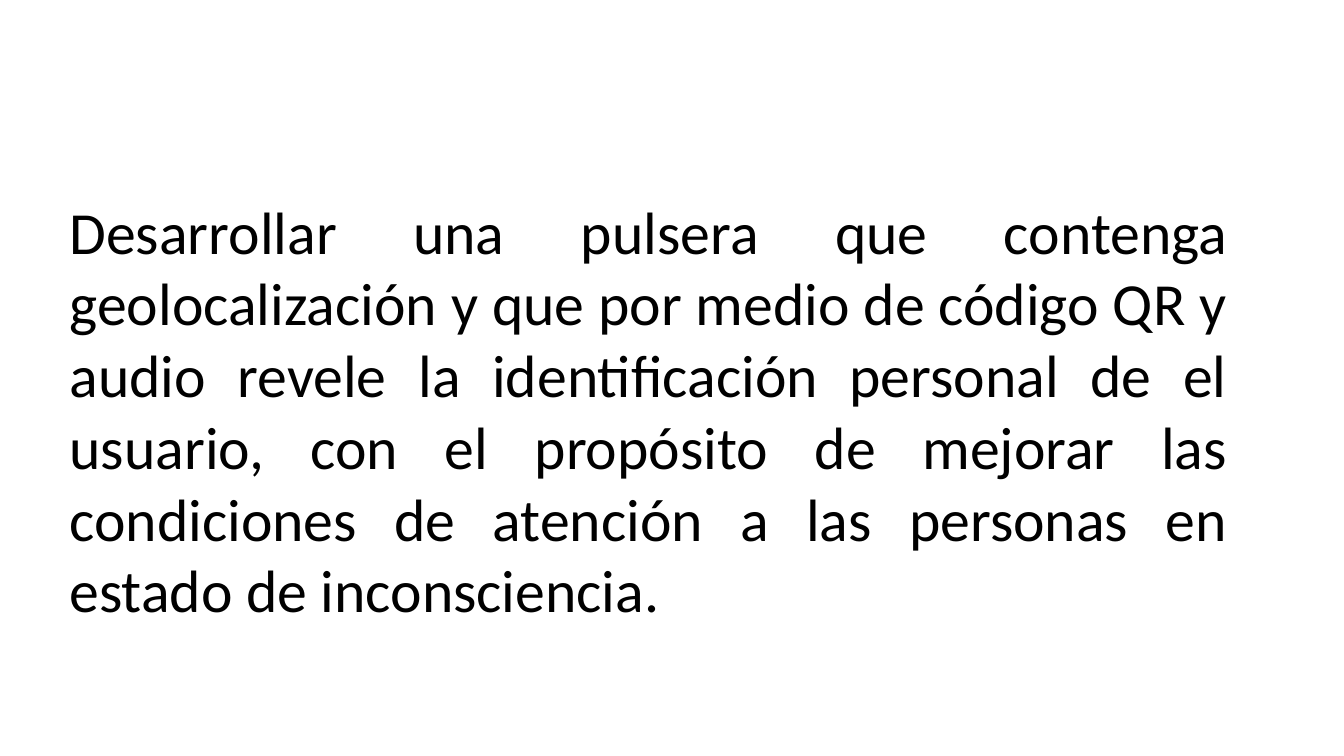
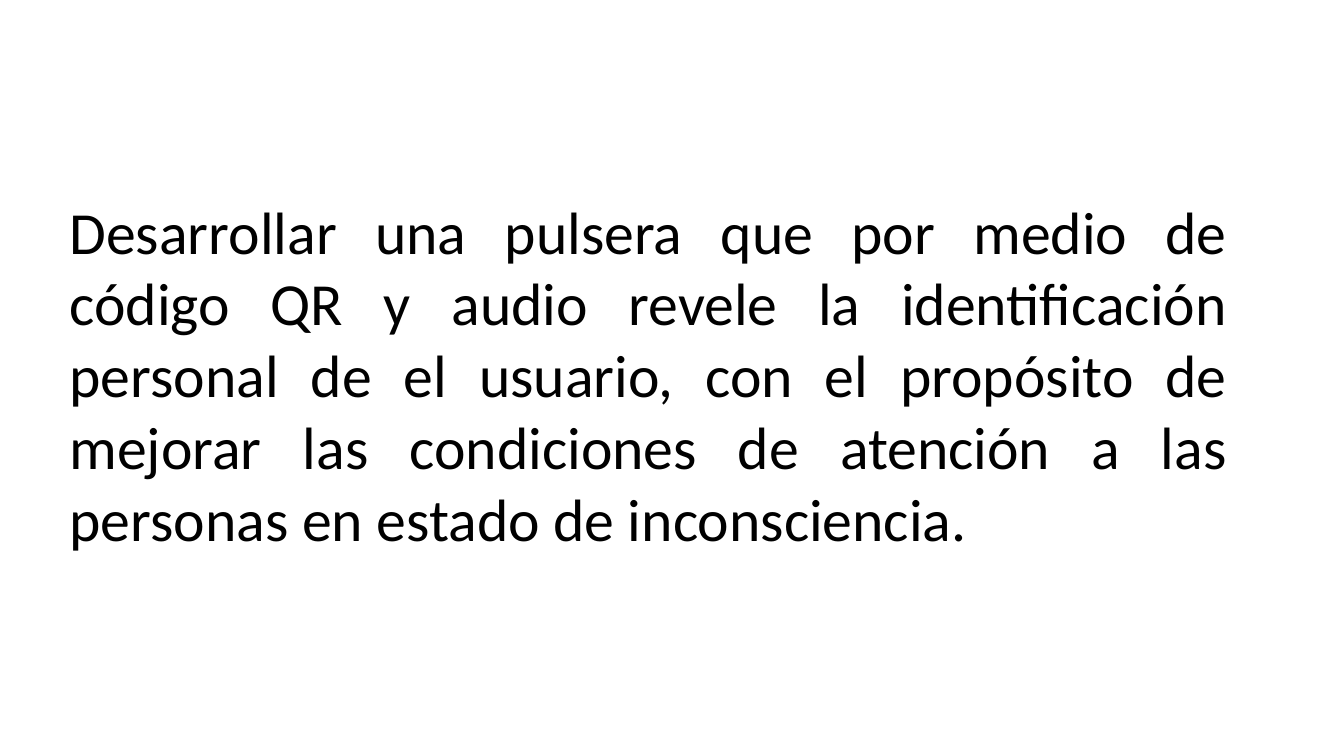
Before and after one commit to Dalvarez491/IdHand, a slide deck: slide 6 of PULSERA para identificación de personas en estado de inconciencia Ultima version.pptx (slide 7 before the commit). Drawn at 1344x756 pixels with LibreOffice and Linux fonts; fonts in the diff are those of the drawing; background and template pictures are left out. Boxes give left, top, right and bottom in pixels: in the first picture for what was removed or moved away, otherwise in the second. Text is boxed around its words. In the diff, an @@ line names an element or a change of style, - is before the commit and + after.

```diff
--- a/PULSERA para identificación de personas en estado de inconciencia Ultima version.pptx
+++ b/PULSERA para identificación de personas en estado de inconciencia Ultima version.pptx
@@ text at <box>70,212,1227,551</box>: text changed @@
-Desarrollar una pulsera que contenga geolocalización y que por medio de código QR y audio revele la identificación personal de el usuario, con el propósito de mejorar las condiciones de atención a las personas en estado de inconsciencia.
+Desarrollar una pulsera que por medio de código QR y audio revele la identificación personal de el usuario, con el propósito de mejorar las condiciones de atención a las personas en estado de inconsciencia.
```
Also in this commit, not shown: 3 other slides changed, 1 slide removed, 2 other files.
